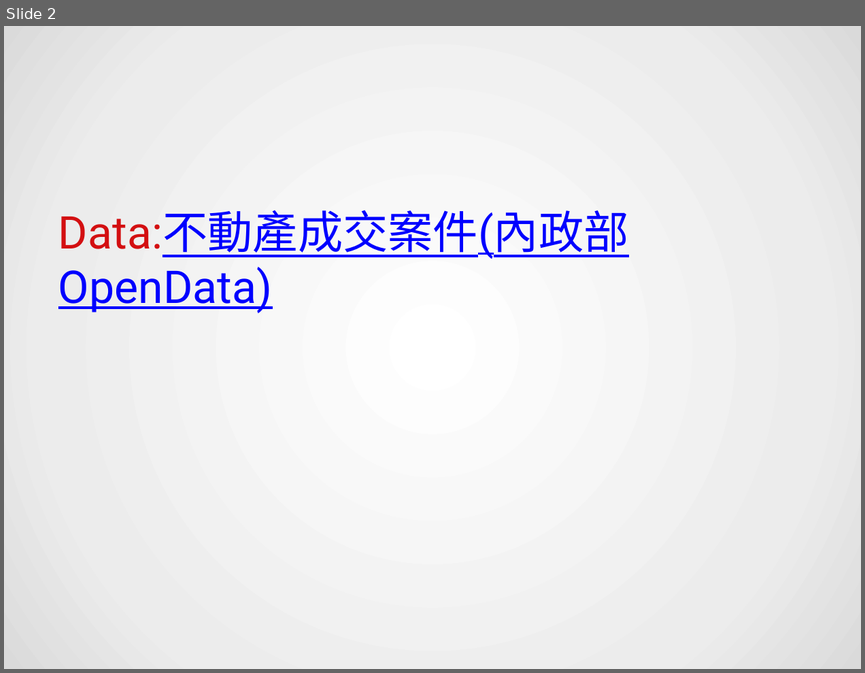
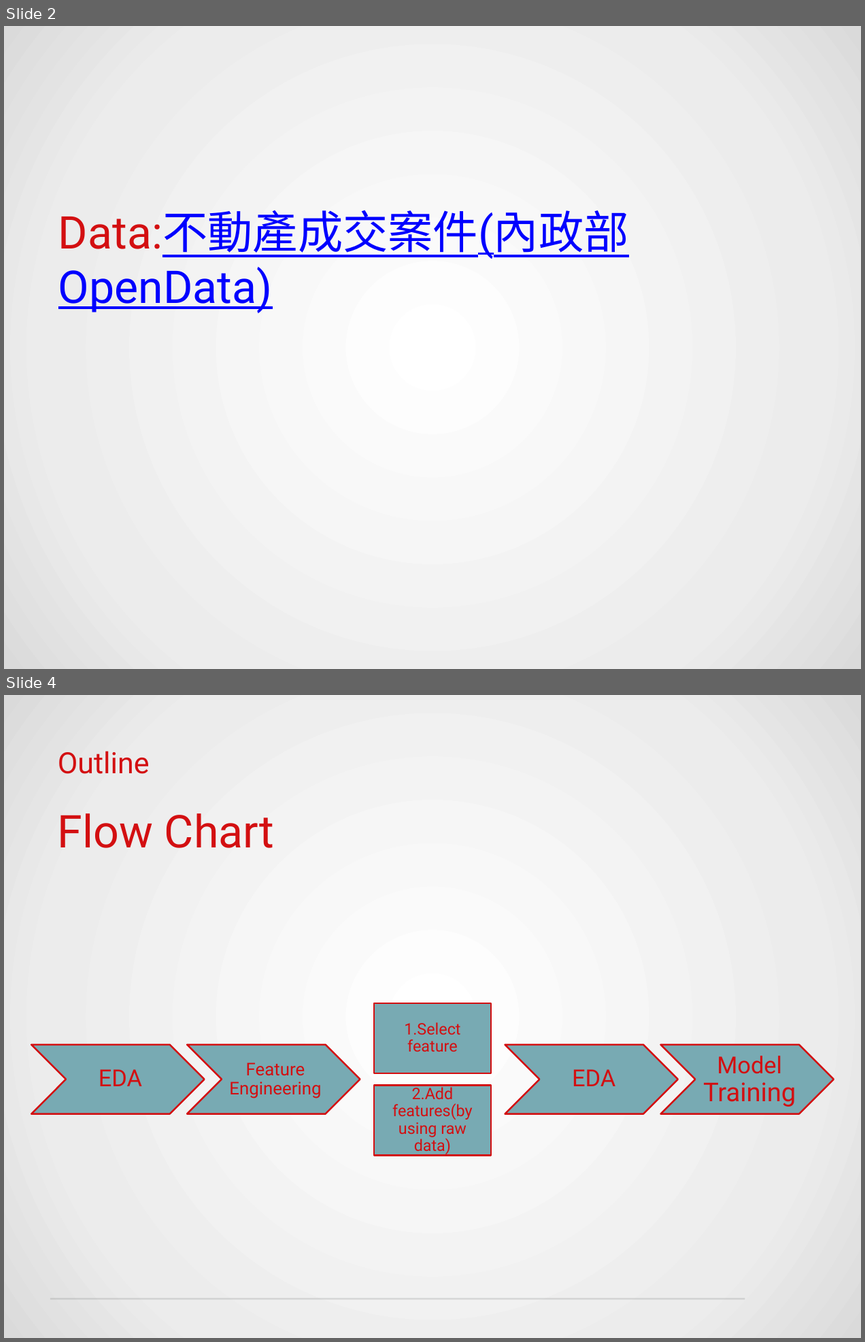
Before and after one commit to HWTeng-Teaching/202409-ML-FinTech, a slide deck: projects/8_Rent_price_prediction.pptx. Shown one above the other, each under a label of ours: slide 2 before the commit, slides 2 and 4 after it; the slides between them are not shown. The pictures are 865x673 and 865x1342 pixels, drawn with LibreOffice and Linux fonts; fonts in the diff are those of the drawing; background and template pictures are left out. Boxes give left, top, right and bottom in pixels: in the first picture for what was removed or moved away, otherwise in the second. Text is boxed around its words. In the diff, an @@ line names an element or a change of style, - is before the commit and + after.

```diff
--- a/projects/8_Rent_price_prediction.pptx
+++ b/projects/8_Rent_price_prediction.pptx
@@ slide 4 added at (4,695,861,1338), background gradient #FFFFFF to #ECECEC to #DADADA @@
@@ text added at (58,751,150,774), 35 pt, text #D30F11 @@
+Outline
@@ text added at (58,813,275,848), 54 pt, text #D30F11 @@
+Flow Chart
@@ group added at (504,1045,834,1114): 2 chevrons, 2 texts @@
+EDA
+Model Training
@@ group added at (31,1045,360,1114): 2 chevrons, 2 texts @@
+EDA
+Feature Engineering
@@ group added at (374,1003,491,1155): 2 rectangles, 2 texts @@
+1.Select feature
+2.Add features(by using raw data)
@@ line added from (50, 1299) to (745, 1299), #5A5F5E 2 pt @@
```
Also in this commit, not shown: 2 other slides added.
